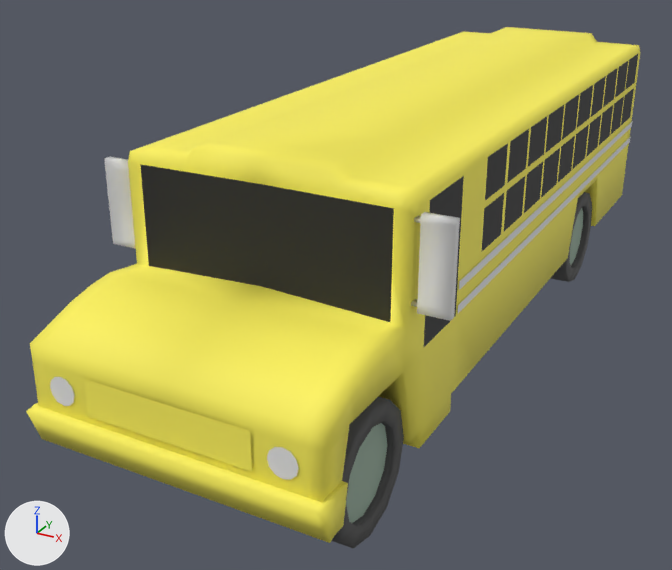
The FBX model working/subahu/bus/bus_school.fbx, before and after one commit.
Both versions are drawn from a 50 mm camera at (20.1, -49.2, 16.3) aimed at (-3.1, -7.0, -4.8). Every picture has the same lights, and +X, +Y and +Z are marked at lower left. Where no turn or scale is listed for an object, it has been applied to the vertices.

Names of what the first picture shows: 'Cylinder.000', 'Cylinder.003', 'bumper', 'bus', 'grill', 'headLight.005', 'plasticGuard', 'sideMirror', 'sideMirror.001', 'tire.000', 'tire.003', 'windows'.
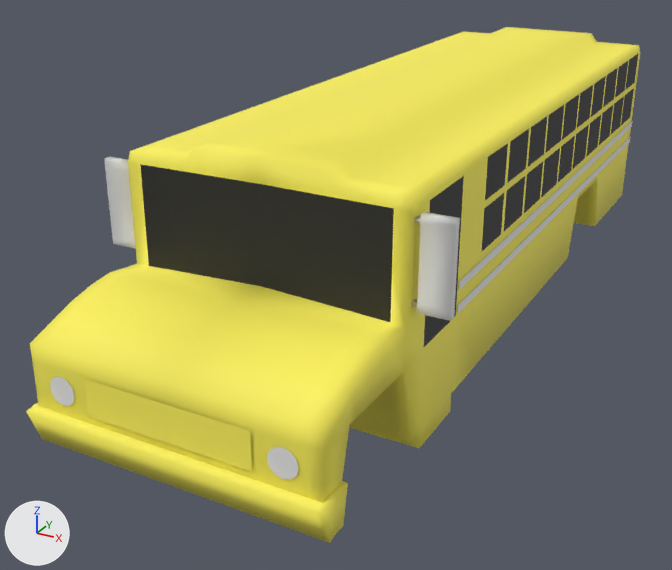
Changed parts and their boxes [x1, y1, x2, y2] in the pictures (672 x 570 px):
'tire.000', deleted: before [332, 397, 404, 549]
'Cylinder.000', moved, turned, rescaled (not visible afterwards): before [346, 423, 387, 523]
'tire.003', deleted: before [551, 192, 592, 282]
'Cylinder.003', moved, turned, rescaled (not visible afterwards): before [570, 208, 583, 265]

Edits to the bpy script that builds the scene:
```text
Change ob_cylinder_003:
    remove ob_cylinder_003.parent = ob_tire_003
    ob_cylinder_003.location: (0.0, 0.0, 0.0) -> (0.593, -0.512, 0.565)
    ob_cylinder_003.rotation_euler: (0.0, 0.0, 0.0) -> (0.0, 1.571, 0.0)  # degrees (0, 0, 0) -> degrees (0, 90, 0)
    ob_cylinder_003.scale: (1.0, 1.0, 1.0) -> (0.37, 0.37, 0.213)
Remove ob_tire_003:
    ob_tire_003 = bpy.data.objects.new('tire.003', me_cylinder_006)
    ob_tire_003.parent = ob_bus
    ob_tire_003.location = (0.593, 1.238, -0.82)
    ob_tire_003.rotation_euler = (0.0, 1.571, 0.0)  # degrees (0, 90, 0)
    ob_tire_003.scale = (0.37, 0.37, 0.213)
Remove ob_tire_000:
    ob_tire_000 = bpy.data.objects.new('tire.000', me_cylinder_008)
    ob_tire_000.parent = ob_bus
    ob_tire_000.location = (0.593, -2.462, -0.82)
    ob_tire_000.rotation_euler = (0.0, 1.571, 0.0)  # degrees (0, 90, 0)
    ob_tire_000.scale = (0.37, 0.37, 0.213)
Change ob_cylinder_000:
    remove ob_cylinder_000.parent = ob_tire_000
    ob_cylinder_000.location: (0.0, 0.0, 0.0) -> (0.593, -4.212, 0.565)
    ob_cylinder_000.rotation_euler: (0.0, 0.0, 0.0) -> (0.0, 1.571, 0.0)  # degrees (0, 0, 0) -> degrees (0, 90, 0)
    ob_cylinder_000.scale: (1.0, 1.0, 1.0) -> (0.37, 0.37, 0.213)
```
